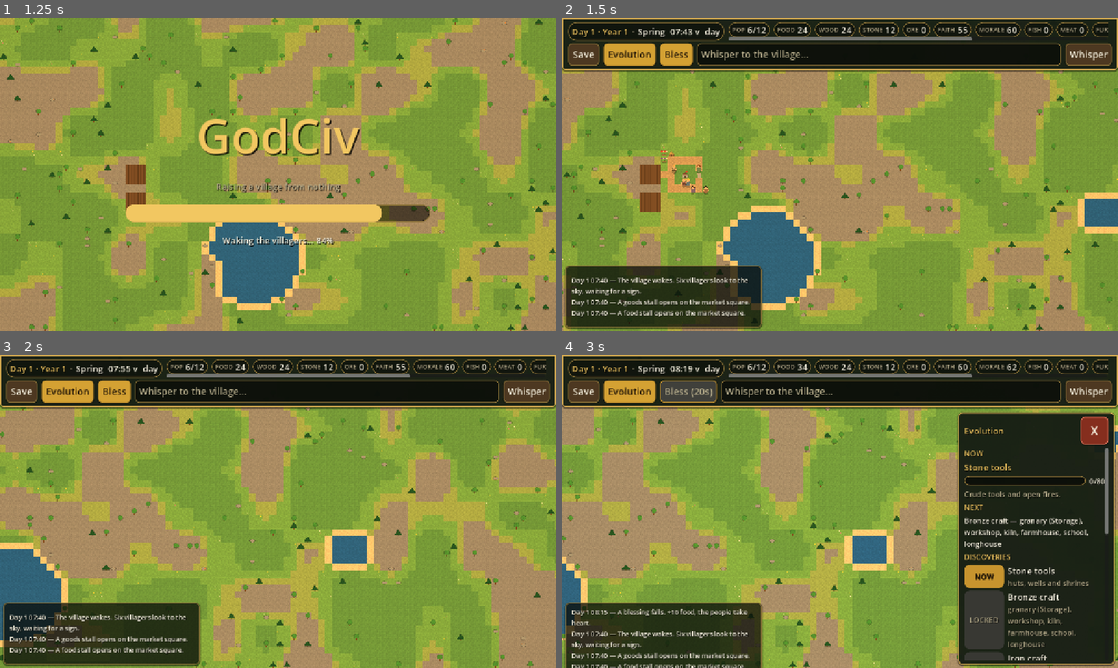
Above: before the commit, frames 1-4 (two rows, left to right).
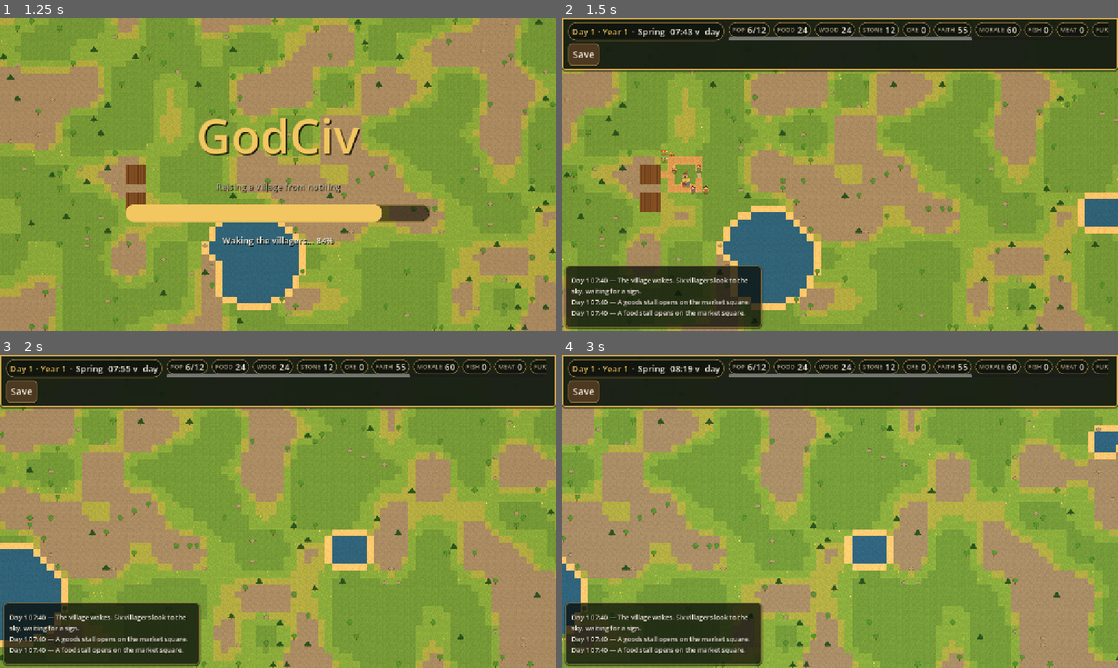
Above: after the commit, the same moments.

Repository: japage1928/godciv
Game: Godot game, scene res://scenes/main.tscn
The game is run twice, just before and just after one commit, with the same random seed, the same clock (stepped at 60 frames per second) and the same inputs.
Inputs (mouse positions are in pixels of both pictures, inside the frame that each line leads up to):
- Up to frame 1 (1.25 s): click "New Game" at 0.5 s
- Up to frame 2 (1.5 s): move the mouse to (962, 158) at 1.27 s; hold D from 1.28 s (still down); click (962, 158) at 1.42 s
- Up to frame 3 (2 s): keep holding D
- Up to frame 4 (3 s): release D at 2 s; click (628, 392) at 2 s, where only the run before the commit has a clickable "Evolution"; click (678, 392) at 2.75 s, where only the run before the commit has a clickable "Bless"

Frame 1 is identical in both runs. In frame 2, 2.3% of the frame differs, in the area x 7-99%, y 7-16%; in frame 3, 2.3%; in frame 4, 28%, in the area x 0-100%, y 2-100%.

Commit message:
GodCiv HUD: remove Bless, Whisper, Evolution buttons - Save only on the action row; god-action + sidebar systems intact, just not surfaced - verified on the Godot box (GODCHECK all pass)

Diff:
--- a/godot/scripts/ui/hud.gd
+++ b/godot/scripts/ui/hud.gd
@@ -7,8 +7,7 @@
 # information bar — dark moss panel with a gold border, the
 # day/season/time in one gold clock chip, every resource as its
 # own pill (dim label + bright value), and real styled buttons
-# (gold primary: Evolution, Bless; dark wood secondary: Save,
-# Whisper). The top bar stays simple, per John's Nov 5 rule: all
+# (dark wood secondary: Save). The top bar stays simple, per John's Nov 5 rule: all
 # tech/discovery detail lives in the sidebar, never up top.
 #
 # Single-line bar (John, Nov 5, 2026): the info line is ONE
@@ -21,14 +20,16 @@
 # below the bar. Picking a speed applies it and closes the
 # dropdown; tapping the time again or anywhere else closes it
 # without changing speed. While paused, the phase label reads
-# "Paused". The game actions (Save, Evolution, Bless, Whisper)
-# live on a slim action row beneath the info line.
+# "Paused". The Save button lives on a slim action row beneath
+# the info line. (John, Nov 5, 2026: Bless, Whisper and Evolution
+# were removed from the HUD — the god-action logic and the
+# Evolution sidebar code stay in the codebase, just not surfaced.)
 #
-# The Evolution sidebar and villager card dock BELOW the top bar
-# (they used to overlap the Whisper button), slide in from the
-# right edge on a tween, and collapse fully away when closed so
-# the whole screen is visible again. On a portrait phone the log
-# panel hides while a side panel is open (it would sit under it).
+# The Evolution sidebar and villager card dock BELOW the top bar,
+# slide in from the right edge on a tween, and collapse fully away
+# when closed so the whole screen is visible again. On a portrait
+# phone the log panel hides while a side panel is open (it would
+# sit under it).
 #
 # Phone portrait: the whole 1280-unit canvas is squeezed into
 # ~390 CSS px, so fonts scale ~2.6x, every button is a real
@@ -37,6 +38,9 @@
 # desktop layout.
 
 signal save_requested
+# God-action signals: kept so main.gd's wiring and the village
+# bless/whisper logic stay intact. Nothing in the HUD emits them
+# anymore (John removed the Bless/Whisper buttons, Nov 5, 2026).
 signal bless_requested
 signal whisper_requested(text: String)
 signal time_control_requested(speed: float, paused: bool)
@@ -57,17 +61,13 @@
 var _status_label: Label
 var _chip_values: Dictionary = {}
 var _last_chip: Dictionary = {}
-var _bless_button: Button
 var _save_button: Button
-var _evolution_button: Button
-var _whisper_edit: LineEdit
 var _log_label: Label
 var _log_text: String = ""
 var _villager_card: GodCivVillagerCard
 var _evolution_sidebar: GodCivEvolutionSidebar
 var _phone: bool = false
 var _last_clock_text: String = ""
-var _last_bless_text: String = ""
 var _speed: float = SPEED_1X
 var _paused: bool = false
 var _speed_buttons: Dictionary = {}
@@ -128,7 +128,6 @@
 	if is_instance_valid(_speed_overlay):
 		_speed_overlay.free()
 	_last_clock_text = ""
-	_last_bless_text = ""
 	_chip_values.clear()
 	_last_chip.clear()
 	_speed_buttons.clear()
@@ -235,28 +234,14 @@
 		_status_label = Label.new()
 		GodCivTheme.style_label(_status_label, GodCivPhoneUI.body_font(vp), GodCivTheme.TEXT_DIM, _phone)
 		row.add_child(_status_label)
-	# Row 2 — the slim action row. The info line is John's
-	# single line; the actions (Save, Evolution, Bless, Whisper)
-	# live here so nothing is lost and the bar stays readable.
+	# Row 2 — the slim action row, Save only. (John, Nov 5,
+	# 2026: Bless, Whisper and Evolution were removed from the
+	# HUD — the god-action logic and the Evolution sidebar code
+	# stay in the codebase, just not surfaced here.)
 	var arow := _add_row(column)
 	_save_button = GodCivPhoneUI.big_button(vp, "Save", "secondary")
 	_save_button.pressed.connect(_on_save_button_pressed)
 	arow.add_child(_save_button)
-	_evolution_button = GodCivPhoneUI.big_button(vp, "Evolution", "primary")
-	_evolution_button.pressed.connect(_on_evolution_button_pressed)
-	arow.add_child(_evolution_button)
-	_bless_button = GodCivPhoneUI.big_button(vp, "Bless", "primary")
-	_bless_button.pressed.connect(_on_bless_button_pressed)
-	arow.add_child(_bless_button)
-	_whisper_edit = LineEdit.new()
-	_whisper_edit.placeholder_text = "Whisper to the village…"
-	_whisper_edit.size_flags_horizontal = Control.SIZE_EXPAND_FILL
-	GodCivTheme.style_line_edit(_whisper_edit, _phone, GodCivPhoneUI.button_font(vp))
-	_whisper_edit.custom_minimum_size = Vector2(0, GodCivPhoneUI.thumb_min(vp).y)
-	arow.add_child(_whisper_edit)
-	var whisper_button := GodCivPhoneUI.big_button(vp, "Whisper", "secondary")
-	whisper_button.pressed.connect(_on_whisper_pressed)
-	arow.add_child(whisper_button)
 	# Speed dropdown: a small panel that hangs below the top
 	# bar, opened by tapping the time chip. Same four options
 	# as the old SPEED row (Pause / 1x / 2x / 4x), same gold
@@ -322,8 +307,7 @@
 	_log_panel.add_child(_log_label)
 
 
-# Side panels dock below the top bar so Bless/Whisper stay
-# visible and tappable while one is open. Runs deferred after
+# Side panels dock below the top bar. Runs deferred after
 # the top bar is built and on every top-bar resize (rotation).
 # The speed dropdown hangs below the bar too, at its left edge
 # under the time chip.
@@ -365,12 +349,6 @@
 	call_deferred("_position_panels")
 
 
-func _on_whisper_pressed() -> void:
-	_close_speed_dropdown()
-	whisper_requested.emit(_whisper_edit.text)
-	_whisper_edit.text = ""
-
-
 # Speed dropdown: tapping the time chip toggles it; picking an
 # option applies it and closes; tapping the time again or
 # anywhere outside closes it without changing speed.
@@ -406,11 +384,6 @@
 func _on_save_button_pressed() -> void:
 	_close_speed_dropdown()
 	save_requested.emit()
-
-
-func _on_bless_button_pressed() -> void:
-	_close_speed_dropdown()
-	bless_requested.emit()
 
 
 func update_clock(p_day: int, p_year: int, season_name: String, time_str: String, phase_name: String) -> void:
@@ -473,13 +446,6 @@
 	_update_log_visibility()
 
 
-func _on_evolution_button_pressed() -> void:
-	_close_speed_dropdown()
-	hide_villager_card()
-	_evolution_sidebar.toggle_sidebar()
-	_update_log_visibility()
-
-
 func _add_speed_button(parent: Container, group: ButtonGroup, label: String, key: String) -> void:
 	var b := GodCivPhoneUI.big_button(get_viewport(), label, "secondary")
 	GodCivTheme.style_speed_button(b, _phone)
@@ -535,13 +501,11 @@
 	_villager_card.refresh()
 
 
-func set_bless_cooldown(remaining: float) -> void:
-	var text: String = "Bless" if remaining <= 0.0 else "Bless (%ds)" % int(ceil(remaining))
-	if text == _last_bless_text:
-		return
-	_last_bless_text = text
-	_bless_button.text = text
-	_bless_button.disabled = remaining > 0.0
+# Kept as a no-op so main.gd's per-update call still works: the
+# Bless button it used to drive is gone (John, Nov 5, 2026), but
+# the village bless logic itself is untouched.
+func set_bless_cooldown(_remaining: float) -> void:
+	pass
 
 
 func set_log(lines: Array) -> void:
